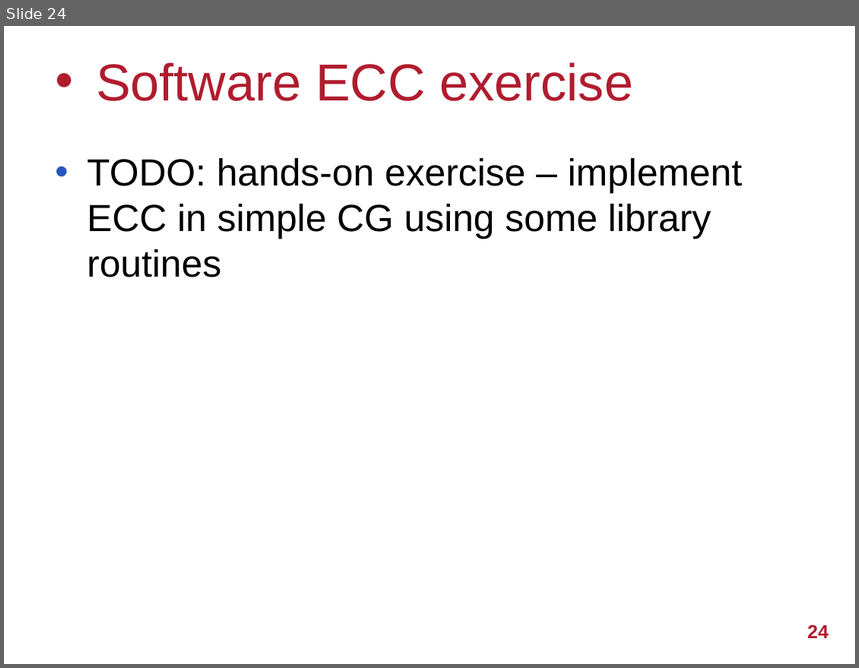
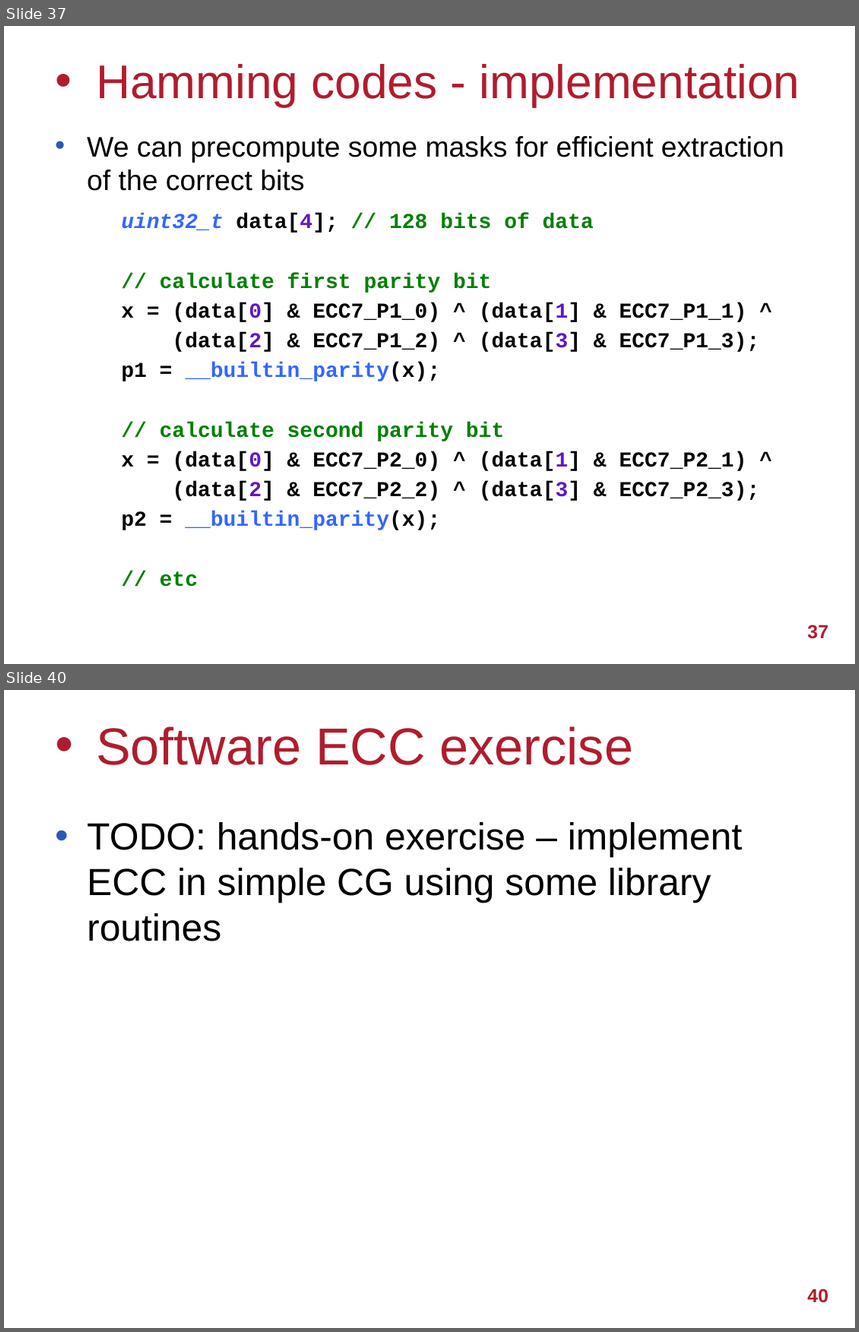
Before and after one commit to UoB-HPC/abft-training, a slide deck: abft-training.pptx. Shown one above the other, each under a label of ours: slide 24 before the commit, slides 37 and 40 after it; the slides between them are not shown. The pictures are 859x668 and 859x1332 pixels, drawn with LibreOffice and Linux fonts; fonts in the diff are those of the drawing; background and template pictures are left out. Boxes give left, top, right and bottom in pixels: in the first picture for what was removed or moved away, otherwise in the second. Text is boxed around its words. In the diff, an @@ line names an element or a change of style, - is before the commit and + after.

Commit message:
Add slides describing hamming codes and 7/8-bit SEC schemes

```diff
--- a/abft-training.pptx
+++ b/abft-training.pptx
@@ slide 37 added at [4, 26, 855, 664], background #FFFFFF @@
@@ title added at [96, 64, 800, 107], 40 pt, text #B01C2E @@
+• Hamming codes - implementation
@@ text added at [87, 136, 785, 191], 24 pt, text #000000 @@
+• We can precompute some masks for efficient extraction of the correct bits
@@ text added at [121, 214, 760, 587], 18 pt, text #000000, bold @@
+uint32_t data[4]; // 128 bits of data
+// calculate first parity bit
+x = (data[0] & ECC7_P1_0) ^ (data[1] & ECC7_P1_1) ^
+(data[2] & ECC7_P1_2) ^ (data[3] & ECC7_P1_3);
+p1 = __builtin_parity(x);
+// calculate second parity bit
+x = (data[0] & ECC7_P2_0) ^ (data[1] & ECC7_P2_1) ^
+(data[2] & ECC7_P2_2) ^ (data[3] & ECC7_P2_3);
+p2 = __builtin_parity(x);
+// etc
@@ page number added at [807, 625, 829, 639], 16 pt, text #B01C2E, bold @@
+37
@@ what was slide 24 is now slide 40 @@
@@ page number at [807, 1289, 829, 1303]: text changed @@
-24
+40
```
Also in this commit, not shown: 6 slides changed, 16 other slides added, 1 slide removed.
